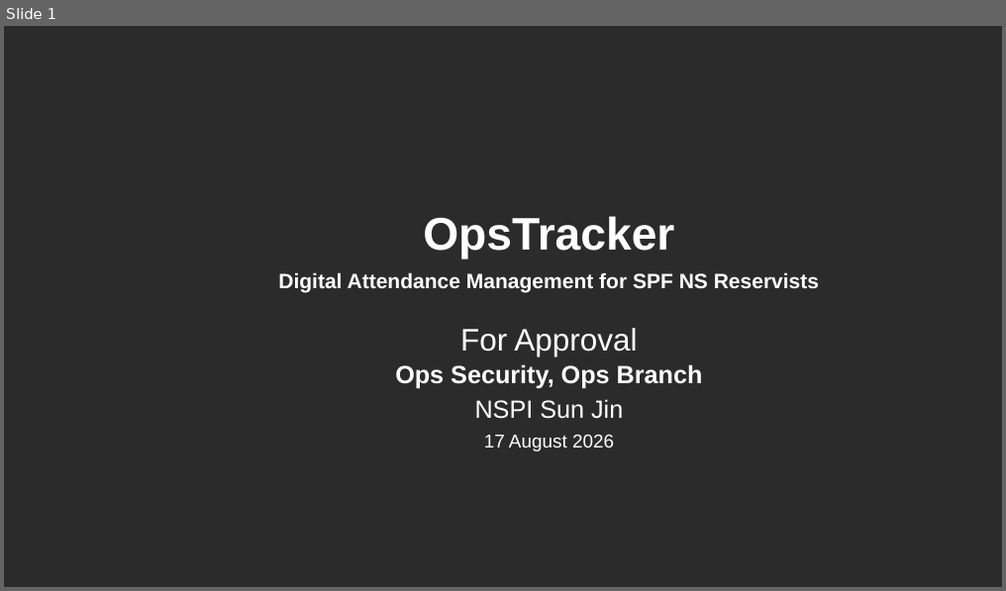
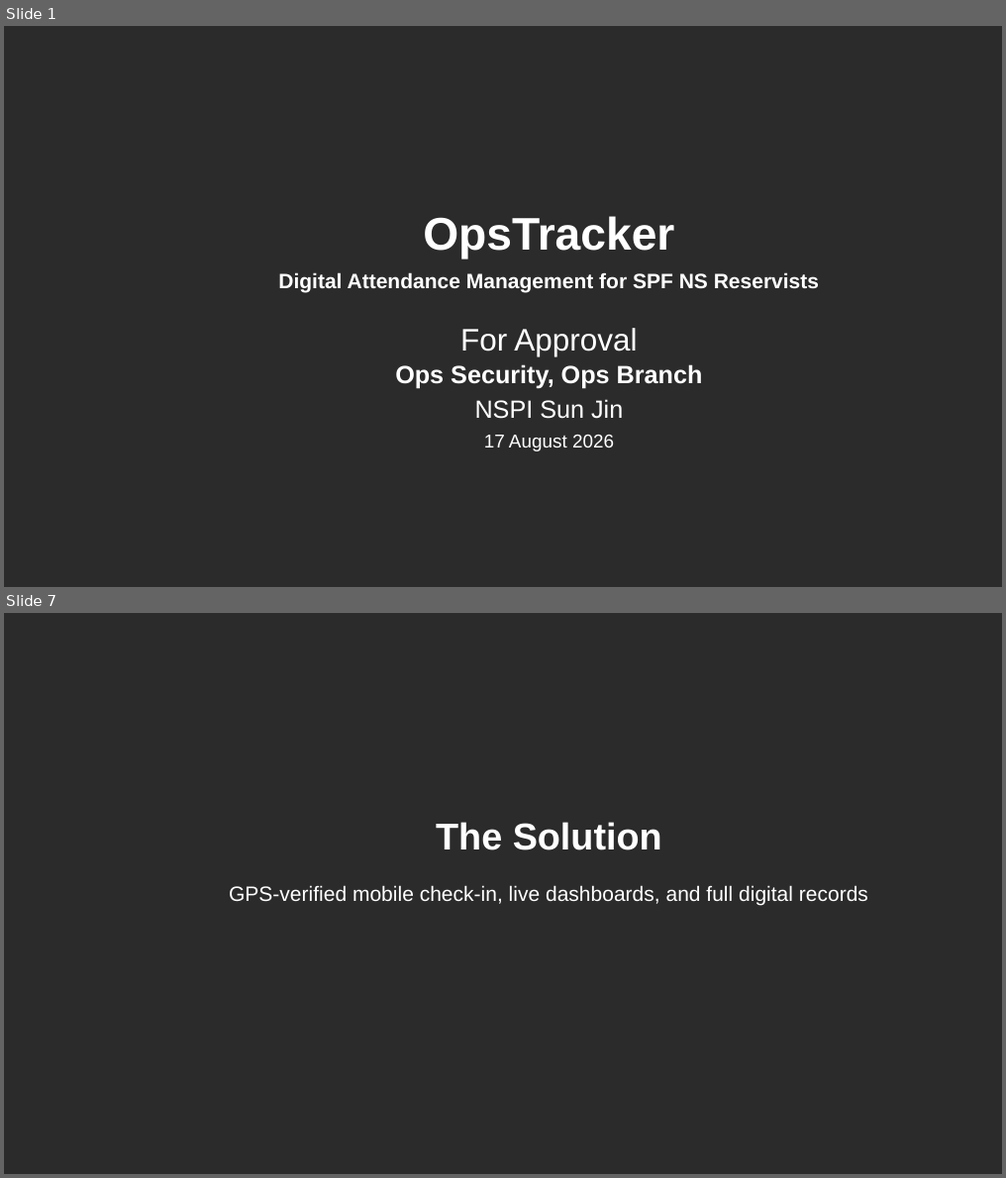
Before and after one commit to GOHSUNJIN/reservist, a slide deck: OpsTracker.pptx. Shown one above the other, each under a label of ours: slide 1 before the commit, slides 1 and 7 after it; the slides between them are not shown. The pictures are 1006x591 and 1006x1178 pixels, drawn with LibreOffice and Linux fonts; fonts in the diff are those of the drawing; background and template pictures are left out; a plain dark background stands for a picture behind light text. Boxes give left, top, right and bottom in pixels: in the first picture for what was removed or moved away, otherwise in the second. Text is boxed around its words. In the diff, an @@ line names an element or a change of style, - is before the commit and + after.

```diff
--- a/OpsTracker.pptx
+++ b/OpsTracker.pptx
@@ slide 7 added at [4, 613, 1002, 1174], background picture (left out) @@
@@ title added at [436, 822, 662, 851], 36 pt, text #FFFFFF, bold @@
+The Solution
@@ text added at [229, 885, 868, 906], 20 pt, text #FFFFFF @@
+GPS-verified mobile check-in, live dashboards, and full digital records
```
Also in this commit, not shown: 13 slides changed, 9 other slides added, 2 slides removed, 20 other files.
